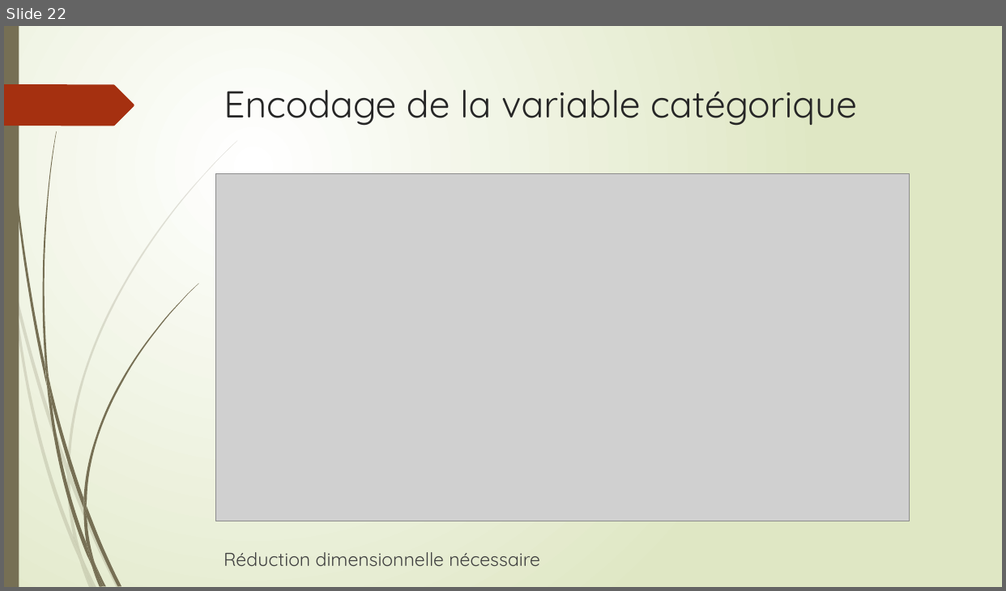
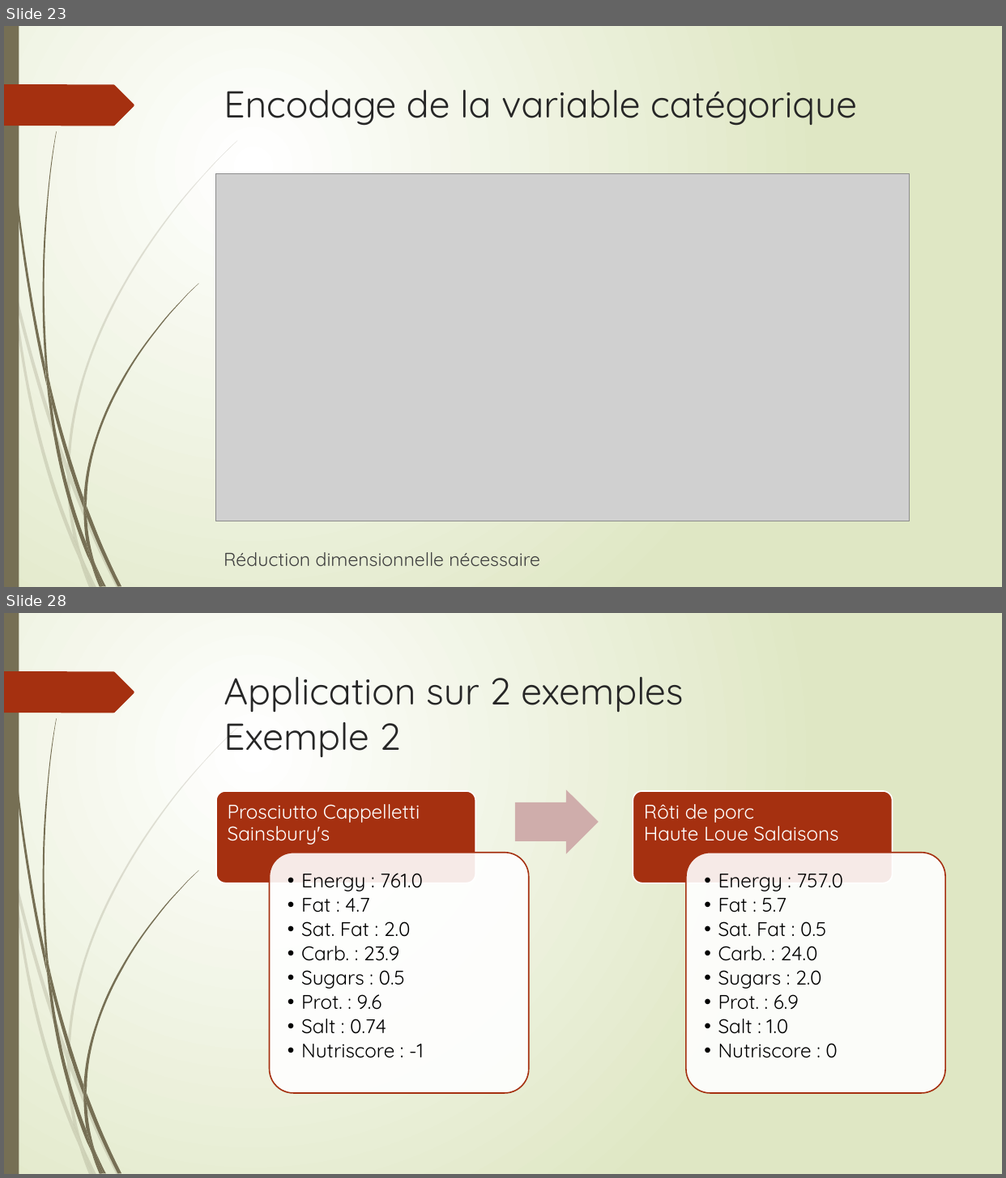
Before and after one commit to Anvil-Late/DS_prj3, a slide deck: Présentation Projet 3.pptx. Shown one above the other, each under a label of ours: slide 22 before the commit, slides 23 and 28 after it; the slides between them are not shown. The pictures are 1006x591 and 1006x1178 pixels, drawn with LibreOffice and Linux fonts; fonts in the diff are those of the drawing; grey boxes stand for pictures. Boxes give left, top, right and bottom in pixels: in the first picture for what was removed or moved away, otherwise in the second. Text is boxed around its words. In the diff, an @@ line names an element or a change of style, - is before the commit and + after.

```diff
--- a/Présentation Projet 3.pptx
+++ b/Présentation Projet 3.pptx
@@ slide 28 added at [4, 613, 1002, 1174], background gradient #FFFFFF to #DFE8C4; not listed: 24 template elements that a slide beside it also shows @@
@@ title added at [224, 677, 683, 757], 36 pt, text #262626 @@
+Application sur 2 exemples
+Exemple 2
@@ group added at [216, 790, 946, 1093]: 4 rounded rectangles, 4 texts, 1 right arrow @@
+Prosciutto Cappelletti
+Sainsbury's
+  • Energy : 761.0
+  • Fat : 4.7
+  • Sat. Fat : 2.0
+  • Carb. : 23.9
+  • Sugars : 0.5
+  • Prot. : 9.6
+  • Salt : 0.74
+  • Nutriscore : -1
+Rôti de porc
+Haute Loue Salaisons
+  • Energy : 757.0
+  • Fat : 5.7
+  • Sat. Fat : 0.5
+  • Carb. : 24.0
+  • Sugars : 2.0
+  • Prot. : 6.9
+  • Salt : 1.0
+  • Nutriscore : 0
@@ what was slide 22 is now slide 23 @@
```
Also in this commit, not shown: 2 slides changed, 5 other slides added, 1 slide removed.
